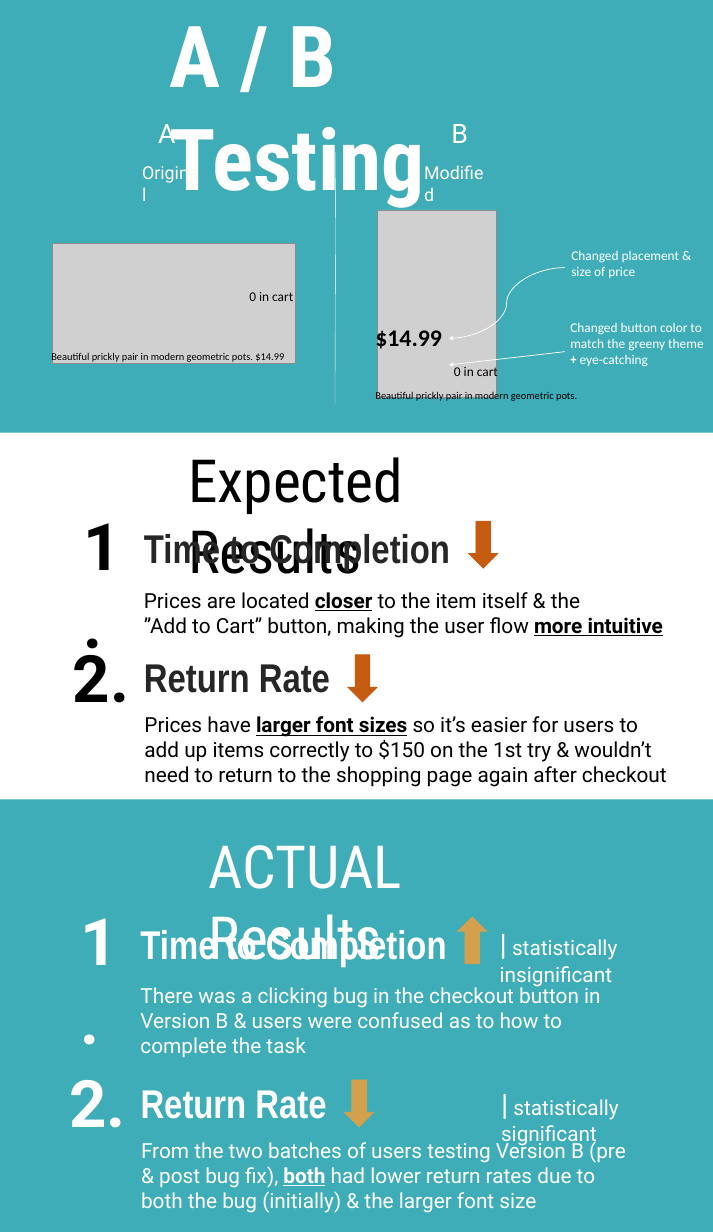
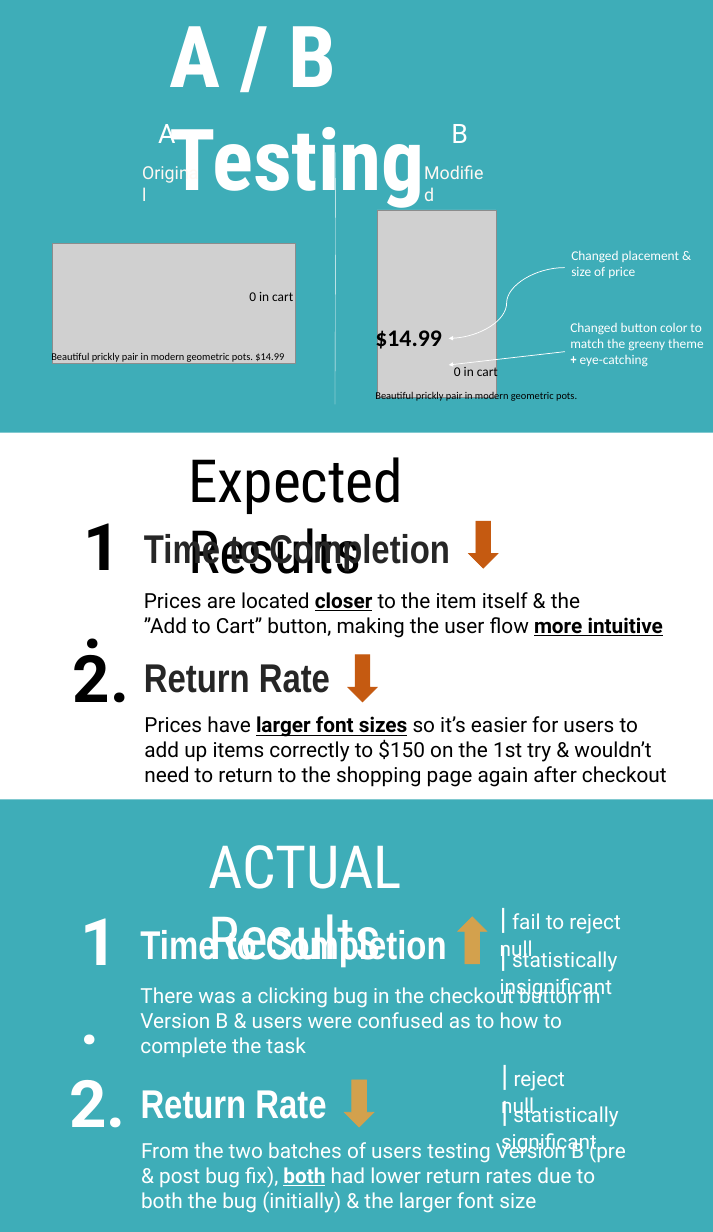
Before and after one commit to bfishy/ab-testing, a slide deck: slide 1 of infographic.pptx. Drawn at 713x1232 pixels with LibreOffice and Linux fonts; fonts in the diff are those of the drawing; grey boxes stand for pictures. Boxes give left, top, right and bottom in pixels: in the first picture for what was removed or moved away, otherwise in the second. Text is boxed around its words. In the diff, an @@ line names an element or a change of style, - is before the commit and + after.

```diff
--- a/infographic.pptx
+++ b/infographic.pptx
@@ text added at (500, 913, 621, 962), 28 pt, text #FFFFFF @@
+| fail to reject null
@@ text "| statistically insignificant": place and size @@
-text "| statistically insignificant" at (500, 939, 617, 988)
+text "| statistically insignificant" at (500, 948, 617, 999)
@@ text added at (501, 1071, 566, 1118), 28 pt, text #FFFFFF @@
+| reject null
@@ text "| statistically significant": place and size @@
-text "| statistically significant" at (501, 1099, 618, 1147)
+text "| statistically significant" at (501, 1103, 618, 1154)
```
Also in this commit, not shown: 1 other file.
